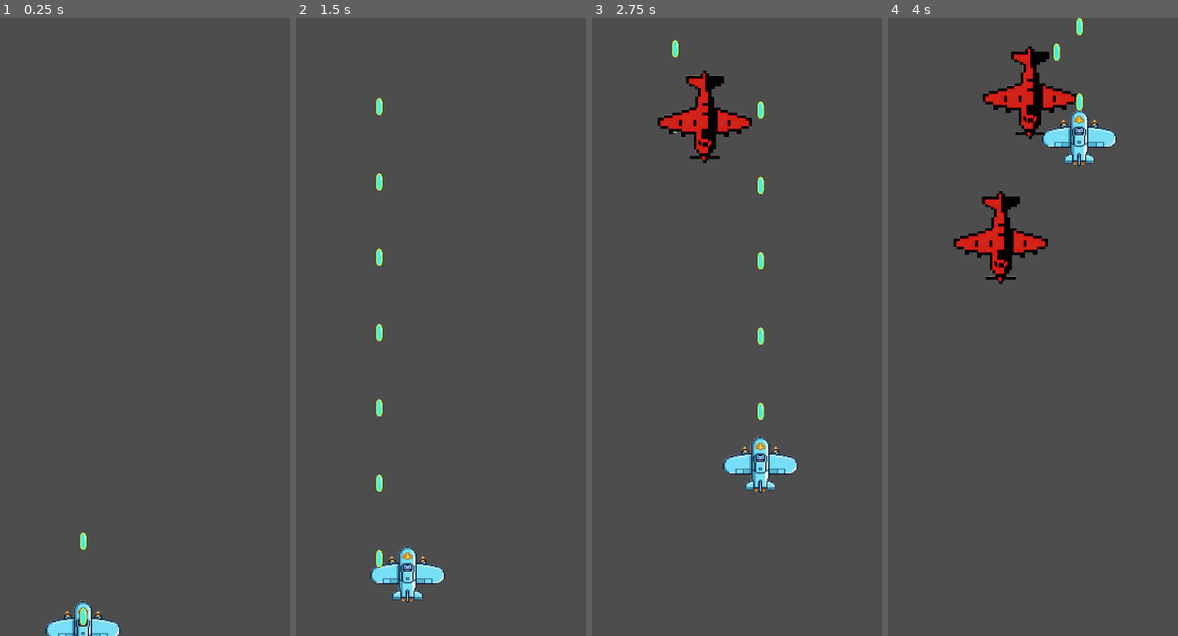
Above: before the commit, frames 1-4 (left to right).
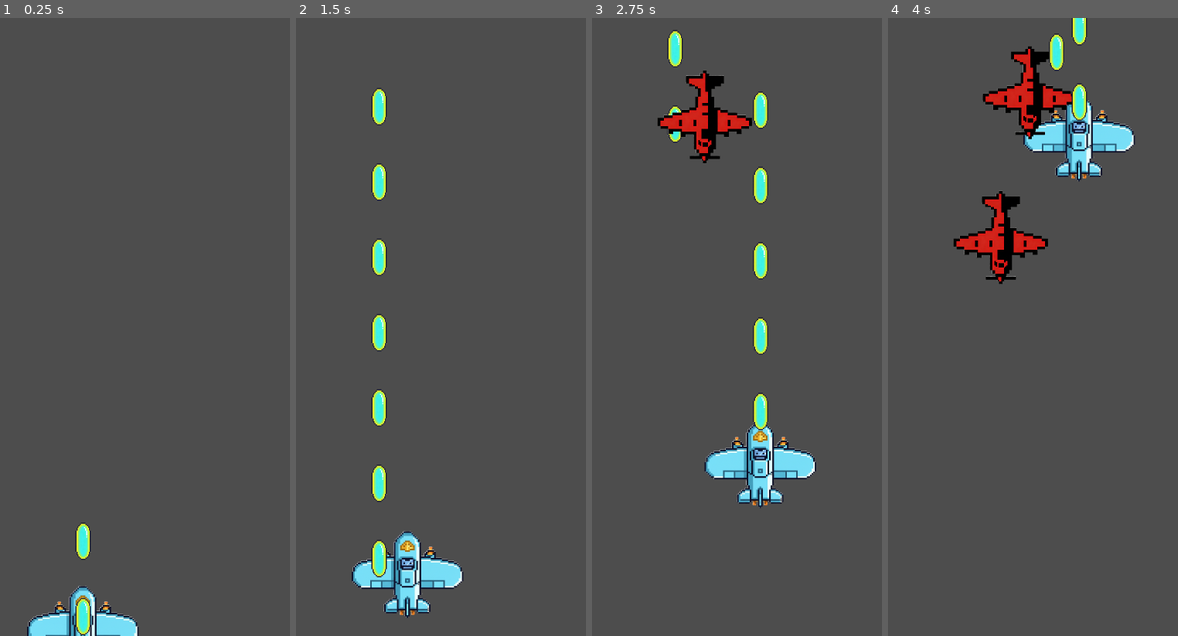
Above: after the commit, the same moments.

Repository: qingzhixing/plane-war
Game: Godot game, scene res://scenes/Main.tscn
The game is run twice, just before and just after one commit, with the same random seed, the same clock (stepped at 60 frames per second) and the same inputs.
Inputs (mouse positions are in pixels of both pictures, inside the frame that each line leads up to):
- Up to frame 1 (0.25 s): no input
- Up to frame 2 (1.5 s): move the mouse to (470, 296) at 0.52 s; click (470, 296) at 0.67 s; drag from (outside the picture) to (380, 191) at 1.27 s
- Up to frame 3 (2.75 s): move the mouse to (713, 191) at 2.02 s; click (713, 191) at 2.17 s
- Up to frame 4 (4 s): drag from (948, 450) to (972, 123) at 2.77 s; move the mouse to (1093, 419) at 3.52 s; click (1093, 419) at 3.67 s

The runs differ from the first frame. In frame 1, 1.8% of the frame differs, in the area x 9-48%, y 81-100%; in frame 2, 4.0%, in the area x 19-58%, y 11-98%; in frame 3, 4.0%; in frame 4, 2.8%.

Commit message:
🎨 TUNE: 放大玩家与子弹便于观察
Made-with: Cursor

Diff:
--- a/scenes/Player.tscn
+++ b/scenes/Player.tscn
@@ -14,7 +14,7 @@
 
 [node name="Sprite2D" type="Sprite2D" parent="."]
 position = Vector2(-0.28250122, 0)
-scale = Vector2(0.2664394, 0.24938956)
+scale = Vector2(0.4, 0.38)
 texture = ExtResource("2_v6fml")
 
 [node name="CollisionShape2D" type="CollisionShape2D" parent="."]
--- a/scenes/bullets/PlayerBullet.tscn
+++ b/scenes/bullets/PlayerBullet.tscn
@@ -13,7 +13,7 @@
 [node name="Sprite2D" type="Sprite2D" parent="."]
 position = Vector2(0.3445549, 0.7835541)
 rotation = 1.5701729
-scale = Vector2(0.03, 0.03)
+scale = Vector2(0.06, 0.06)
 texture = ExtResource("2_p7wmw")
 
 [node name="CollisionShape2D" type="CollisionShape2D" parent="."]
